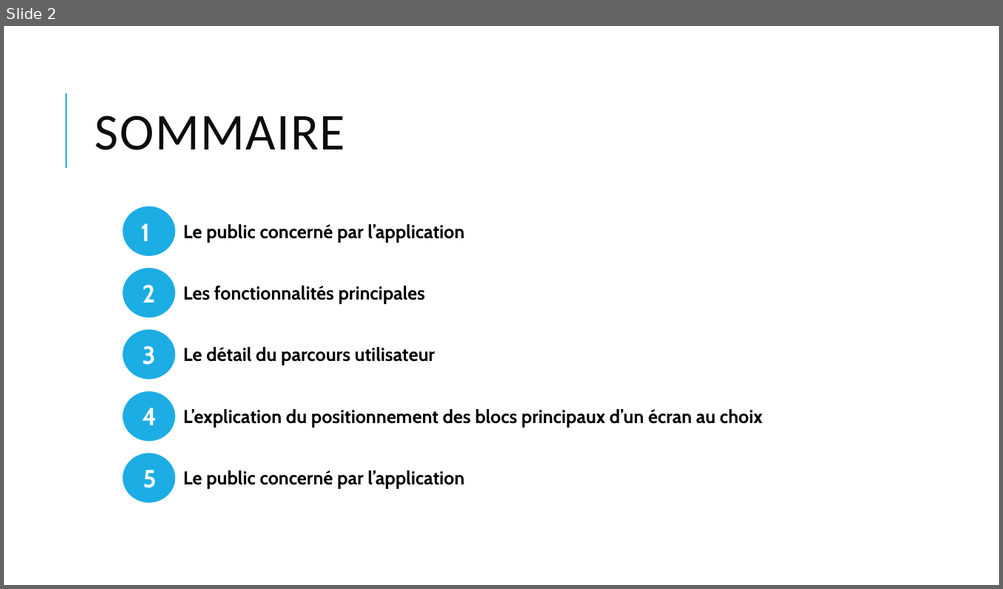
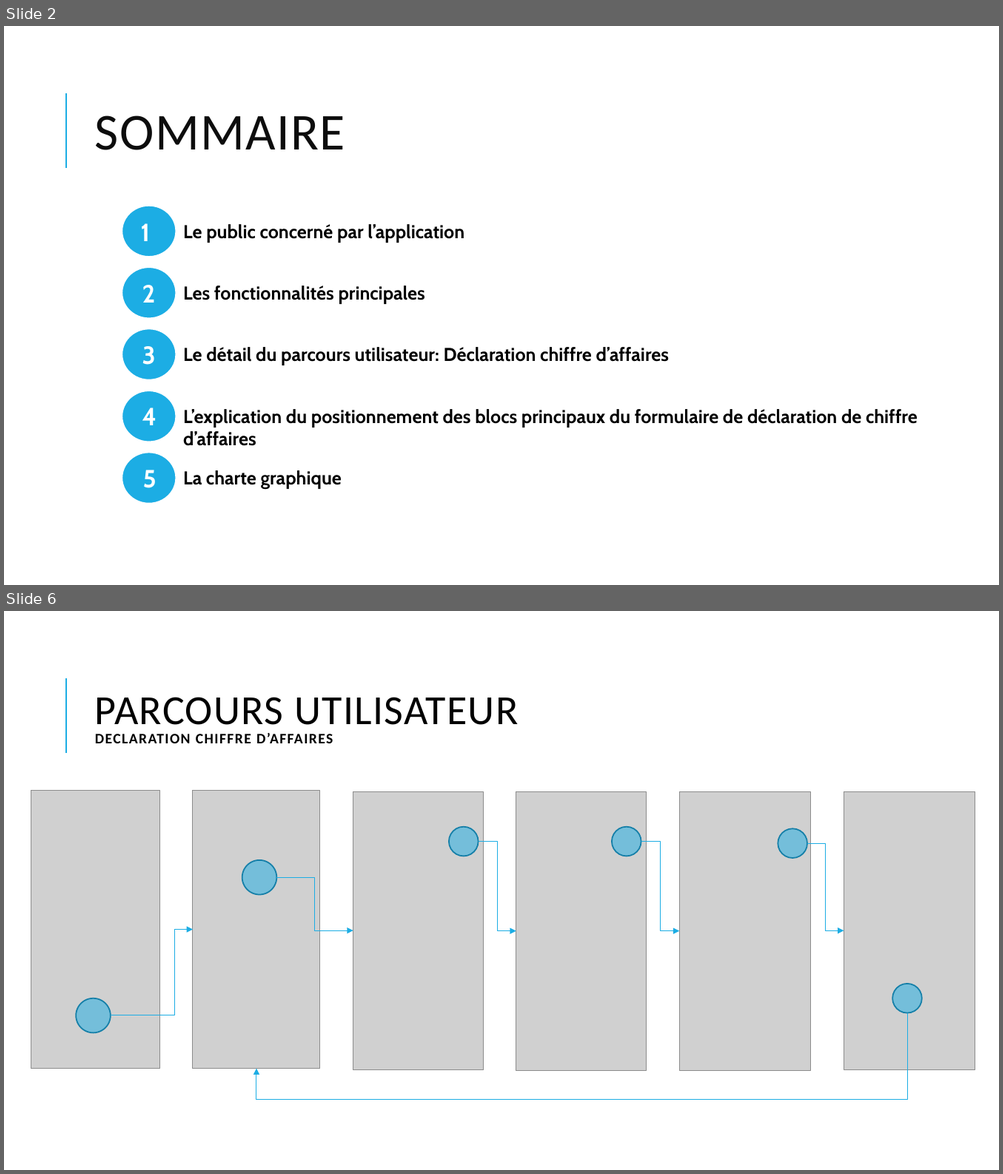
Before and after one commit to AmauryDoux/UrssaffMobile, a slide deck: AmauryDoux-UrssafMobile presentation.pptx. Shown one above the other, each under a label of ours: slide 2 before the commit, slides 2 and 6 after it; the slides between them are not shown. The pictures are 1003x589 and 1003x1174 pixels, drawn with LibreOffice and Linux fonts; fonts in the diff are those of the drawing; grey boxes stand for pictures. Boxes give left, top, right and bottom in pixels: in the first picture for what was removed or moved away, otherwise in the second. Text is boxed around its words. In the diff, an @@ line names an element or a change of style, - is before the commit and + after.

```diff
--- a/AmauryDoux-UrssafMobile presentation.pptx
+++ b/AmauryDoux-UrssafMobile presentation.pptx
@@ slide 6 added at (x1=4, y1=611, x2=999, y2=1170), background #FFFFFF; not listed: 1 template element that a slide beside it also shows @@
@@ title added at (x1=95, y1=697, x2=518, y2=743), 14 pt, text #000000, bold @@
+PARCOURS UTILISATEUR
+DECLARATION CHIFFRE D’AFFAIRES
@@ picture added at (x1=31, y1=791, x2=159, y2=1069) @@
@@ picture added at (x1=193, y1=791, x2=320, y2=1069) @@
@@ picture added at (x1=353, y1=792, x2=483, y2=1070) @@
@@ picture added at (x1=516, y1=792, x2=646, y2=1071) @@
@@ picture added at (x1=679, y1=792, x2=811, y2=1071) @@
@@ picture added at (x1=843, y1=792, x2=975, y2=1070) @@
@@ ellipse added at (x1=449, y1=826, x2=478, y2=856), fill #1CADE4 at 51% opacity, outline #1580A9 1.25 pt @@
@@ ellipse added at (x1=612, y1=826, x2=640, y2=856), fill #1CADE4 at 51% opacity, outline #1580A9 1.25 pt @@
@@ ellipse added at (x1=778, y1=829, x2=807, y2=858), fill #1CADE4 at 51% opacity, outline #1580A9 1.25 pt @@
@@ elbow arrow added from (478, 842) to (516, 931), #1CADE4 0.75 pt @@
@@ elbow arrow added from (641, 842) to (679, 931), #1CADE4 0.75 pt @@
@@ elbow arrow added from (807, 844) to (843, 931), #1CADE4 0.75 pt @@
@@ ellipse added at (x1=242, y1=860, x2=276, y2=894), fill #1CADE4 at 51% opacity, outline #1580A9 1.25 pt @@
@@ elbow arrow added from (276, 877) to (353, 931), #1CADE4 0.75 pt @@
@@ elbow arrow added from (111, 1016) to (193, 930), #1CADE4 0.75 pt @@
@@ ellipse added at (x1=893, y1=984, x2=922, y2=1013), fill #1CADE4 at 51% opacity, outline #1580A9 1.25 pt @@
@@ ellipse added at (x1=76, y1=999, x2=110, y2=1034), fill #1CADE4 at 51% opacity, outline #1580A9 1.25 pt @@
@@ elbow arrow added from (907, 1013) to (256, 1069), #1CADE4 0.75 pt @@
@@ slide 2 changed as well @@
@@ text at (x1=183, y1=347, x2=669, y2=366): text changed @@
-Le détail du parcours utilisateur
+Le détail du parcours utilisateur: Déclaration chiffre d’affaires
@@ text at (x1=183, y1=409, x2=917, y2=446): text changed @@
-L’explication du positionnement des blocs principaux d’un écran au choix
+L’explication du positionnement des blocs principaux du formulaire de déclaration de chiffre d’affaires
@@ text at (x1=183, y1=471, x2=341, y2=490): text changed @@
-Le public concerné par l’application
+La charte graphique
```
Also in this commit, not shown: 6 other slides changed, 3 other slides added, 5 slides removed.
